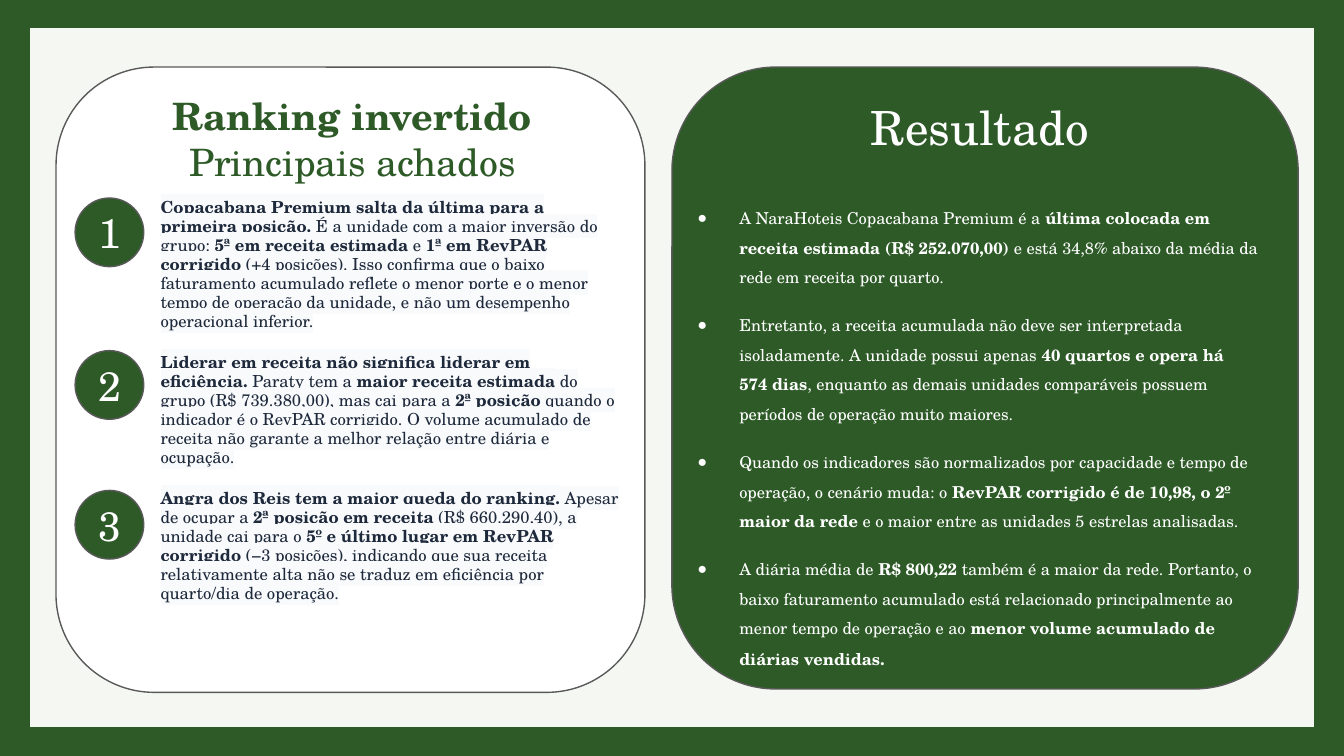
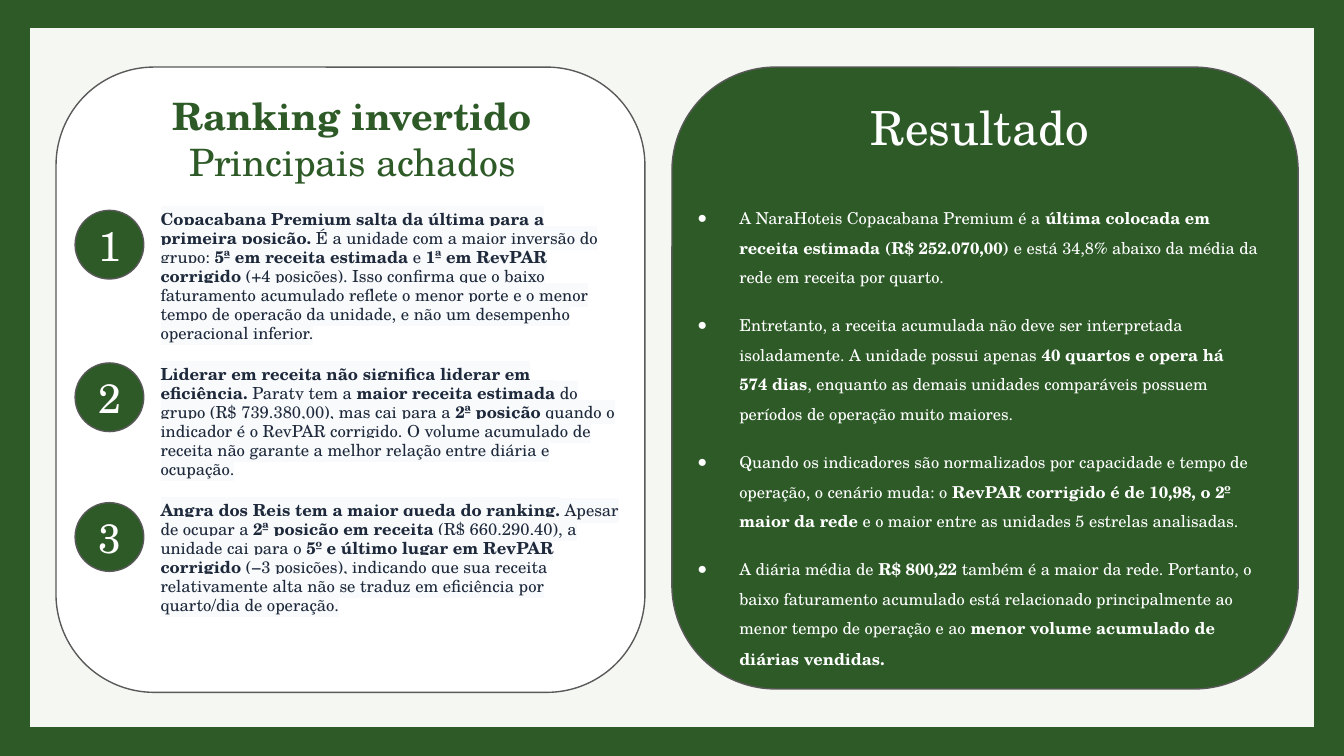
Before and after one commit to danicarvalho-1995/Nara-Hoteis, a slide deck: slide 19 of Nara Hotéis_23.09.pptx. Drawn at 1344x756 pixels with LibreOffice and Linux fonts; fonts in the diff are those of the drawing. Boxes give left, top, right and bottom in pixels: in the first picture for what was removed or moved away, otherwise in the second. Text is boxed around its words. In the diff, an @@ line names an element or a change of style, - is before the commit and + after.

```diff
--- a/Nara Hotéis_23.09.pptx
+++ b/Nara Hotéis_23.09.pptx
@@ text "Copacabana Premium salta da última ..." moved from (x1=161, y1=200, x2=619, y2=603) to (x1=161, y1=212, x2=619, y2=615) @@
@@ ellipse "1" moved from (x1=75, y1=198, x2=144, y2=266) to (x1=75, y1=211, x2=144, y2=280) @@
@@ ellipse "2" moved from (x1=75, y1=351, x2=144, y2=419) to (x1=75, y1=363, x2=144, y2=431) @@
@@ ellipse "3" moved from (x1=75, y1=491, x2=144, y2=559) to (x1=75, y1=503, x2=144, y2=571) @@
```
